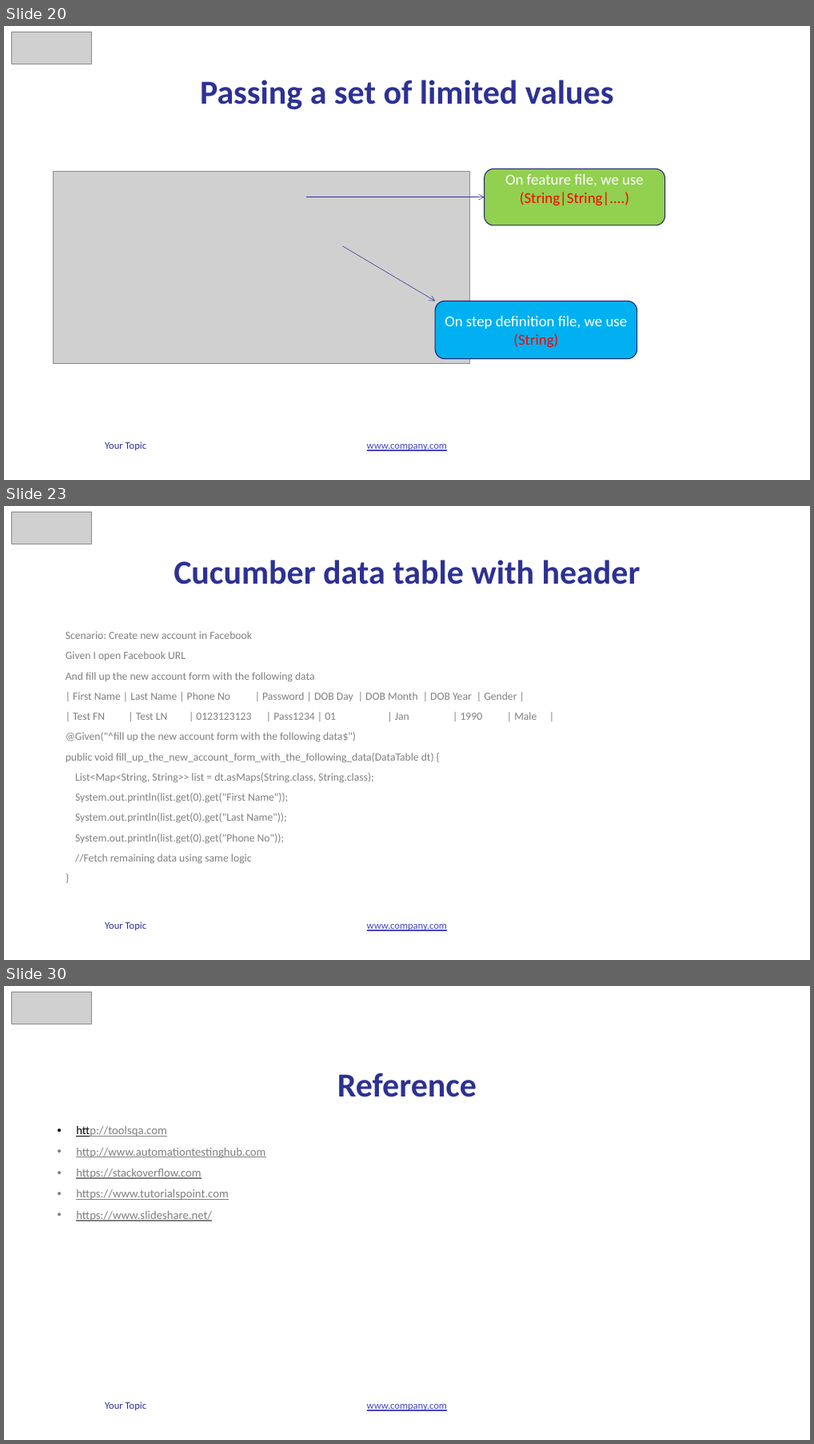
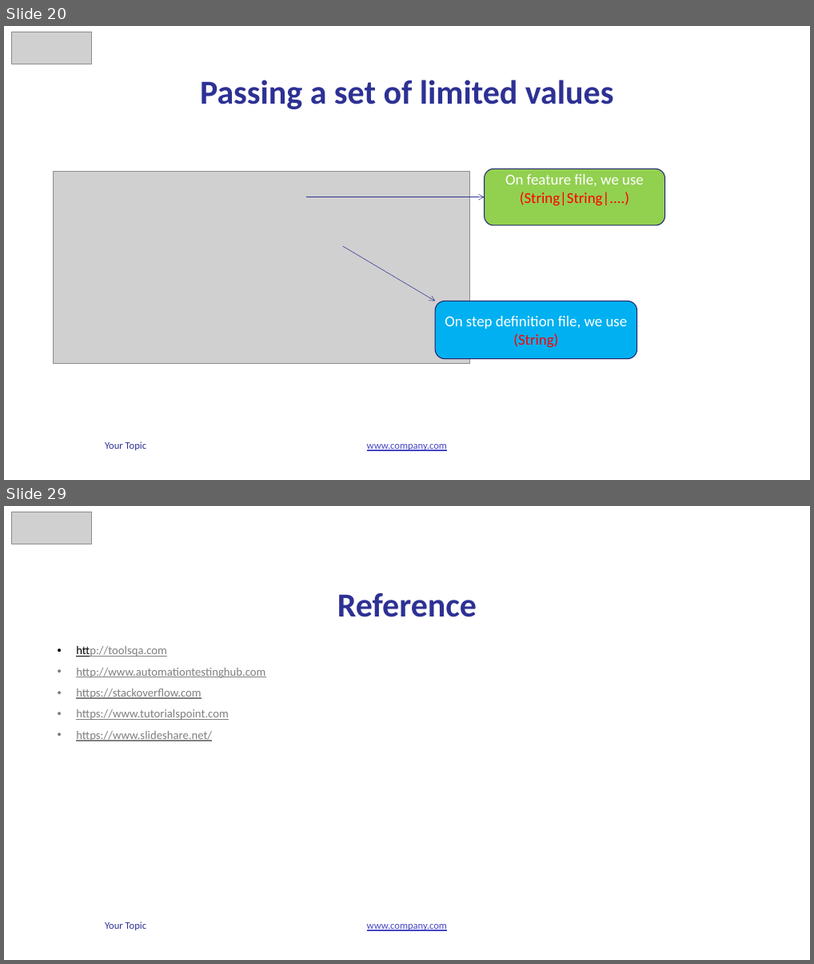
Before and after one commit to vunguyen2588/Cucumber, a slide deck: b4uconference_cucumber_slide.pptx. Shown one above the other, each under a label of ours: slides 20, 23 and 30 before the commit, slides 20 and 29 after it; the slides between them are not shown. The pictures are 814x1444 and 814x964 pixels, drawn with LibreOffice and Linux fonts; fonts in the diff are those of the drawing; grey boxes stand for pictures. Boxes give left, top, right and bottom in pixels: in the first picture for what was removed or moved away, otherwise in the second. Text is boxed around its words. In the diff, an @@ line names an element or a change of style, - is before the commit and + after.

```diff
--- a/b4uconference_cucumber_slide.pptx
+++ b/b4uconference_cucumber_slide.pptx
@@ slide 23 removed at (4,506,810,960), background #FFFFFF; not listed: 2 template elements that a slide beside it also shows @@
@@ picture removed at (11,512,92,544) @@
@@ title removed at (174,560,641,584) @@
-Cucumber data table with header
@@ text removed at (66,631,517,863) @@
-Scenario: Create new account in Facebook
-Given I open Facebook URL
-And fill up the new account form with the following data
-| First Name | Last Name | Phone No | Password | DOB Day | DOB Month | DOB Year | Gender |
-| Test FN | Test LN | 0123123123 | Pass1234 | 01 | Jan | 1990 | Male |
-@Given("^fill up the new account form with the following data$")
-public void fill_up_the_new_account_form_with_the_following_data(DataTable dt) {
-List<Map<String, String>> list = dt.asMaps(String.class, String.class);
-System.out.println(list.get(0).get("First Name"));
-System.out.println(list.get(0).get("Last Name"));
-System.out.println(list.get(0).get("Phone No"));
-//Fetch remaining data using same logic
-}
@@ what was slide 30 is now slide 29 @@
```
Also in this commit, not shown: 4 slides changed, 4 slides added, 4 other slides removed, 5 other files.
